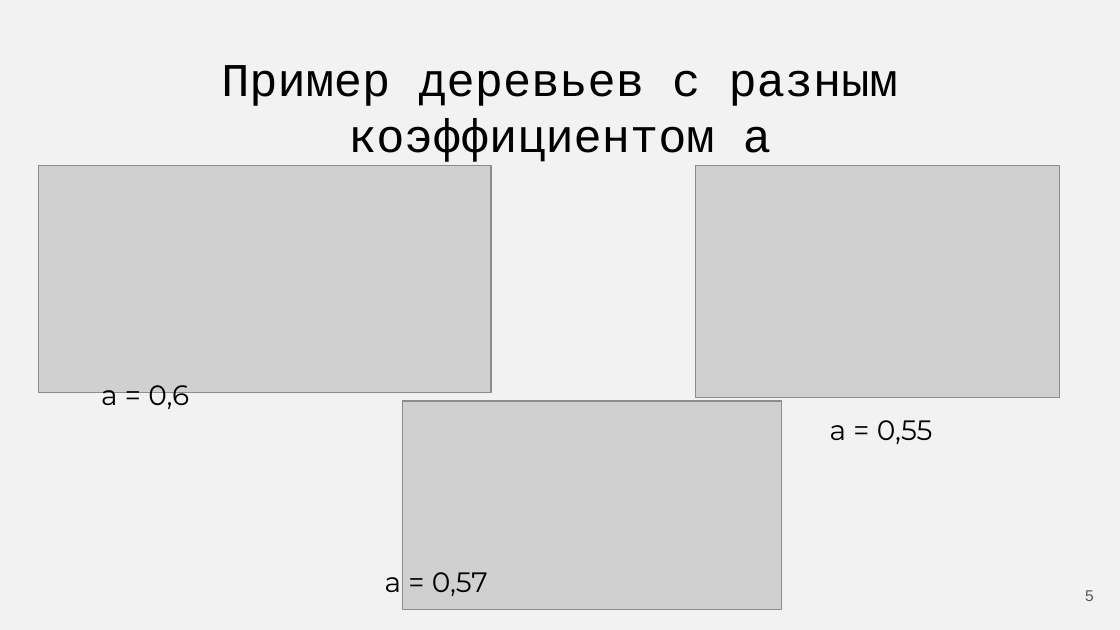
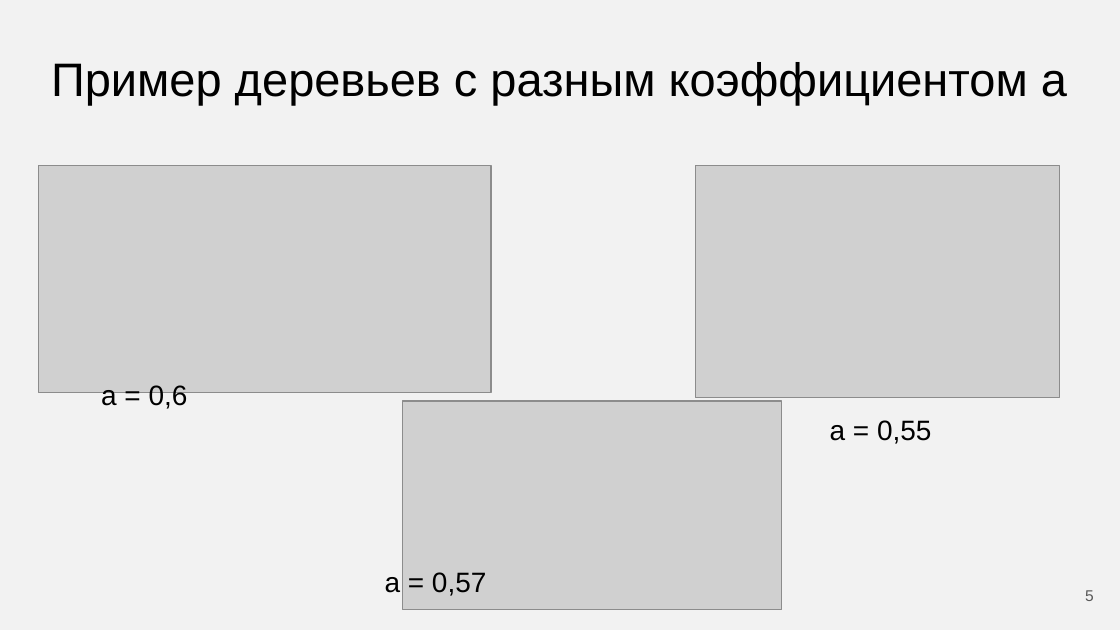
Before and after one commit to Flnchkv/ScapeGoat_Three, a slide deck: slide 5 of ScapeGoat Three.pptx. Drawn at 1120x630 pixels with LibreOffice and Linux fonts; fonts in the diff are those of the drawing; grey boxes stand for pictures. Boxes give left, top, right and bottom in pixels: in the first picture for what was removed or moved away, otherwise in the second. Text is boxed around its words. In the diff, an @@ line names an element or a change of style, - is before the commit and + after.

```diff
--- a/ScapeGoat Three.pptx
+++ b/ScapeGoat Three.pptx
@@ title "Пример деревьев с разным коэффициентом ..." at (51,62,1067,105): font Courier New to Arial @@
@@ font Montserrat to Arial in 3 elements at (101,385,188,409), (385,572,486,596), (830,420,931,444) @@
```
Also in this commit, not shown: 6 other slides changed.
